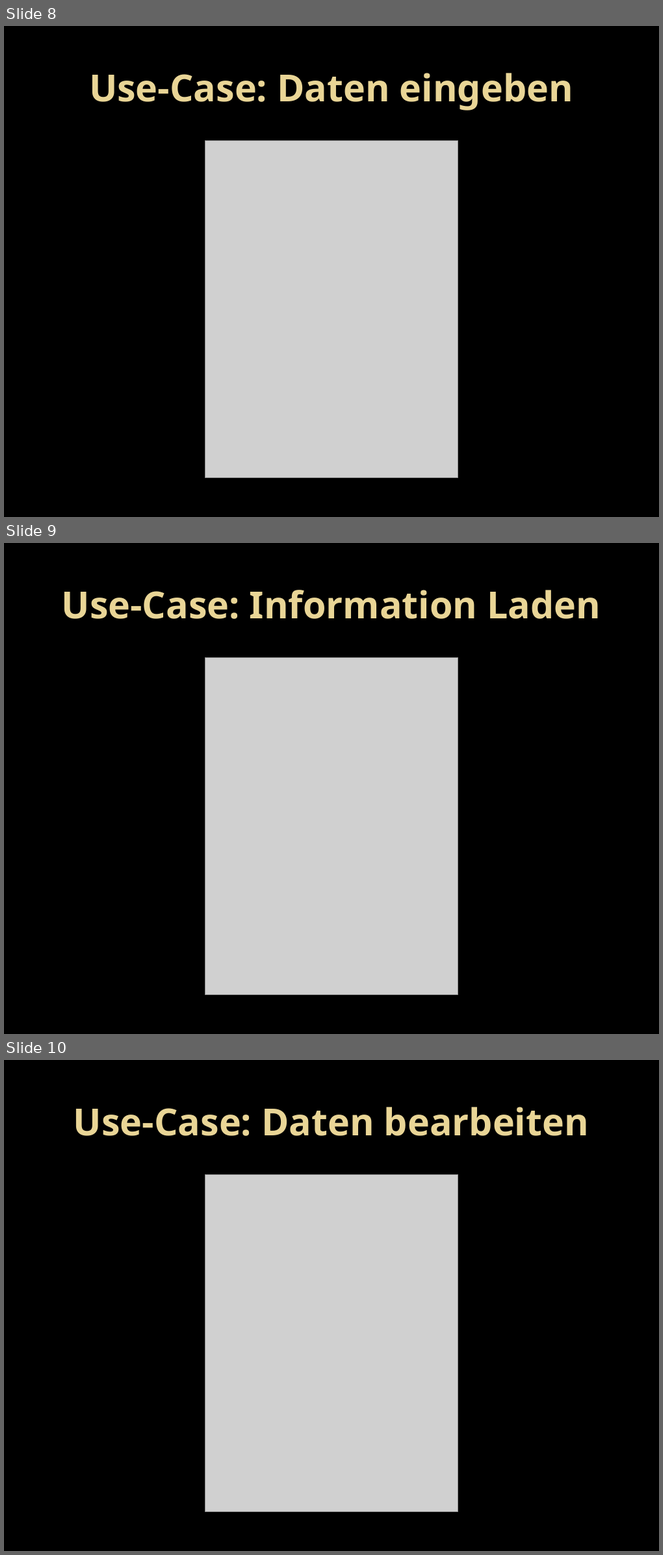
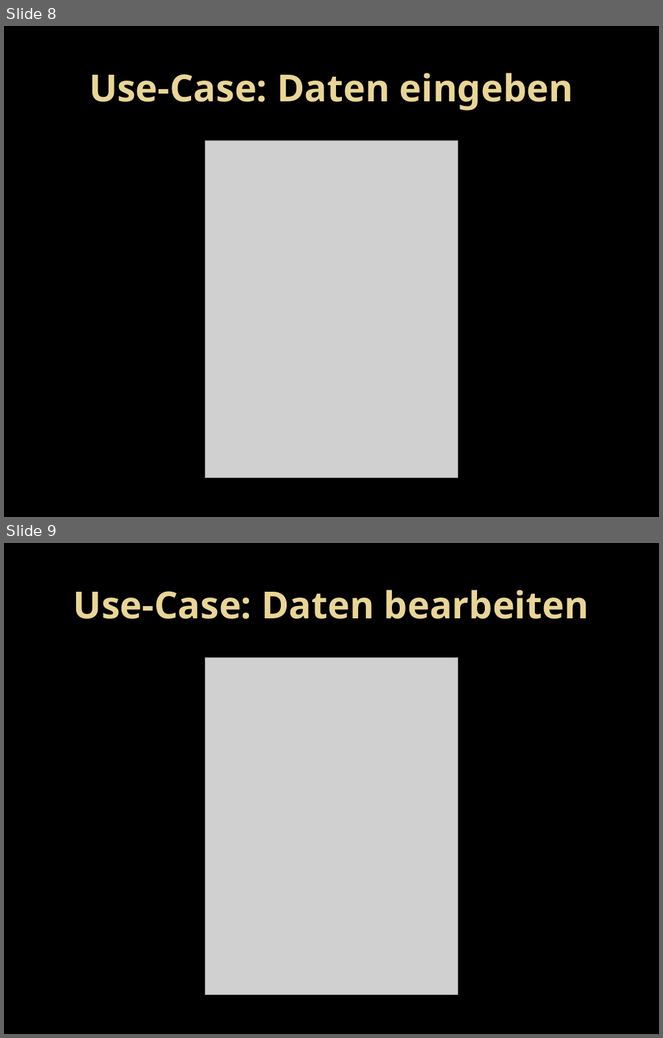
Before and after one commit to twerner93/OnLib_Documents, a slide deck: Final Project Handin/Final Presentation/Online-Library.pptx. Shown one above the other, each under a label of ours: slides 8, 9 and 10 before the commit, slides 8 and 9 after it. The pictures are 663x1555 and 663x1038 pixels, drawn with LibreOffice and Linux fonts; fonts in the diff are those of the drawing; grey boxes stand for pictures; background and template pictures are left out. Boxes give left, top, right and bottom in pixels: in the first picture for what was removed or moved away, otherwise in the second. Text is boxed around its words. In the diff, an @@ line names an element or a change of style, - is before the commit and + after.

```diff
--- a/Final Project Handin/Final Presentation/Online-Library.pptx
+++ b/Final Project Handin/Final Presentation/Online-Library.pptx
@@ slide 9 removed at (x1=4, y1=543, x2=659, y2=1034), background picture (left out) @@
@@ title removed at (x1=62, y1=590, x2=601, y2=619) @@
-Use-Case: Information Laden
@@ picture removed at (x1=205, y1=657, x2=458, y2=995) @@
@@ what was slide 10 is now slide 9 @@
```
Also in this commit, not shown: 3 other slides removed.
